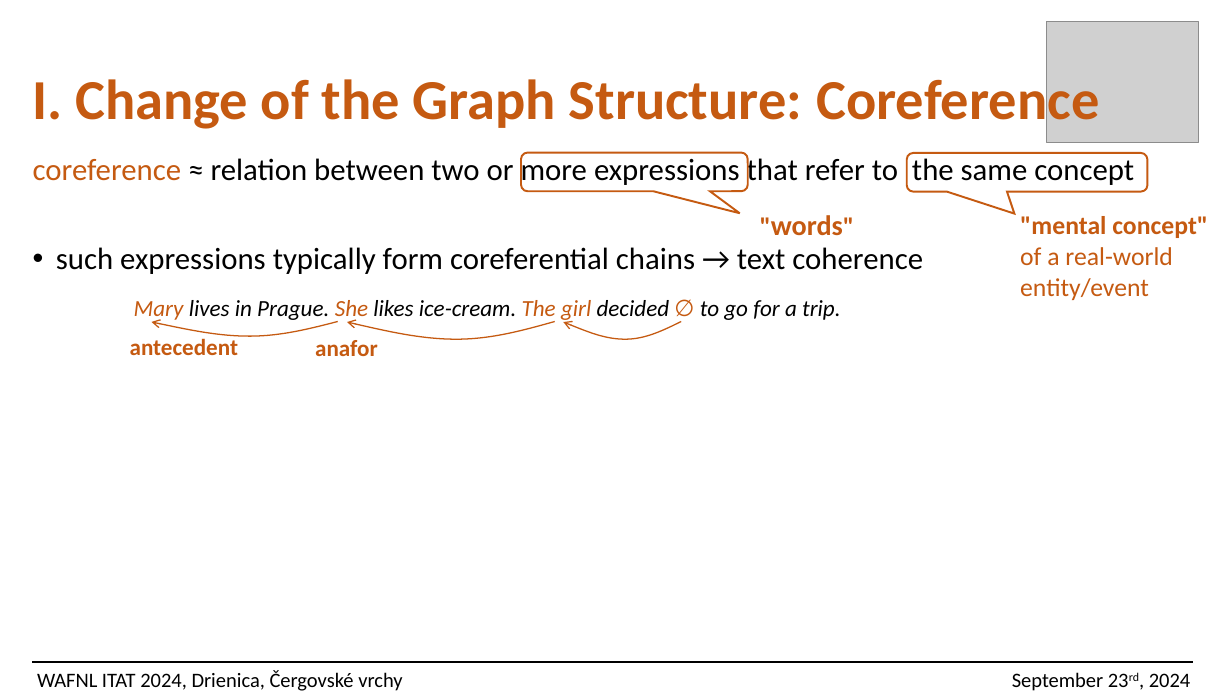
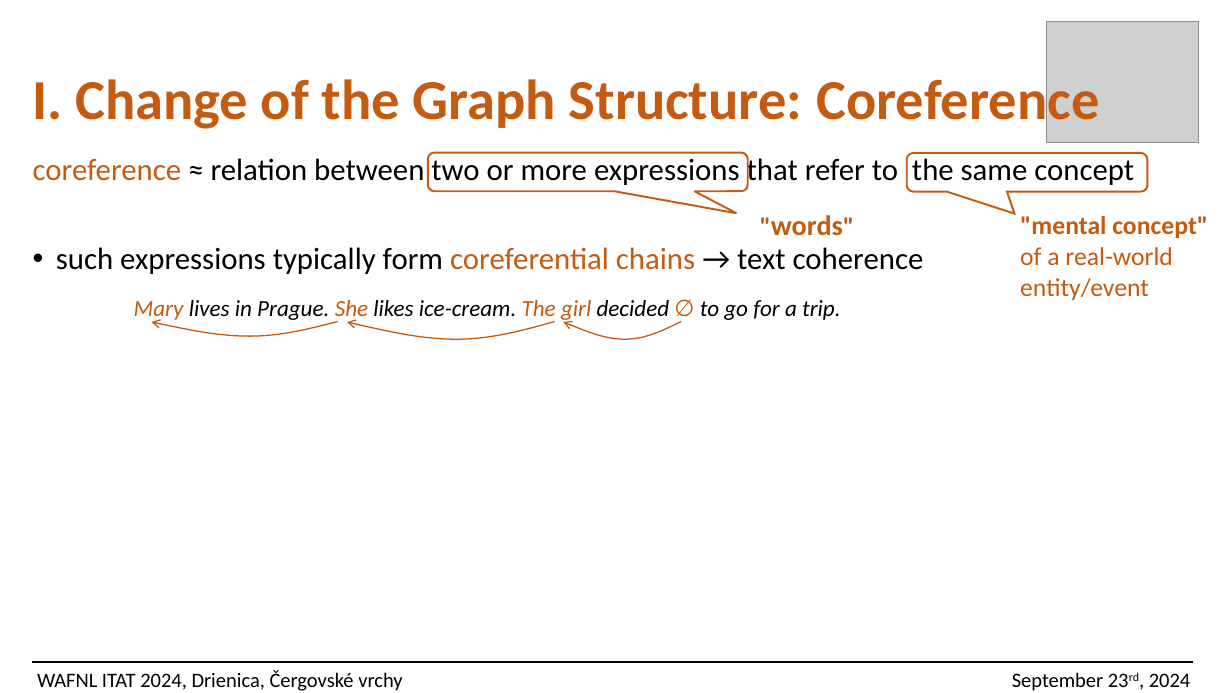
Before and after one commit to ufal/UMR, a slide deck: slide 12 of papers/2024-ITAT-slides.pptx (slide 10 before the commit). Drawn at 1232x693 pixels with LibreOffice and Linux fonts; fonts in the diff are those of the drawing; grey boxes stand for pictures. Boxes give left, top, right and bottom in pixels: in the first picture for what was removed or moved away, otherwise in the second. Text is boxed around its words. In the diff, an @@ line names an element or a change of style, - is before the commit and + after.

```diff
--- a/papers/2024-ITAT-slides.pptx
+++ b/papers/2024-ITAT-slides.pptx
@@ rounded speech box: place and size @@
-rounded speech box at [521, 152, 748, 191]
+rounded speech box at [428, 152, 748, 191]
@@ text at [56, 247, 924, 274]: text colour #000000 to #C55A11 in "coreferential chains" @@
@@ text removed at [130, 336, 238, 355] @@
-antecedent
@@ text removed at [315, 340, 378, 356] @@
-anafor
```
Also in this commit, not shown: 18 other slides changed, 2 slides added, 1 slide removed, 1 other file.
